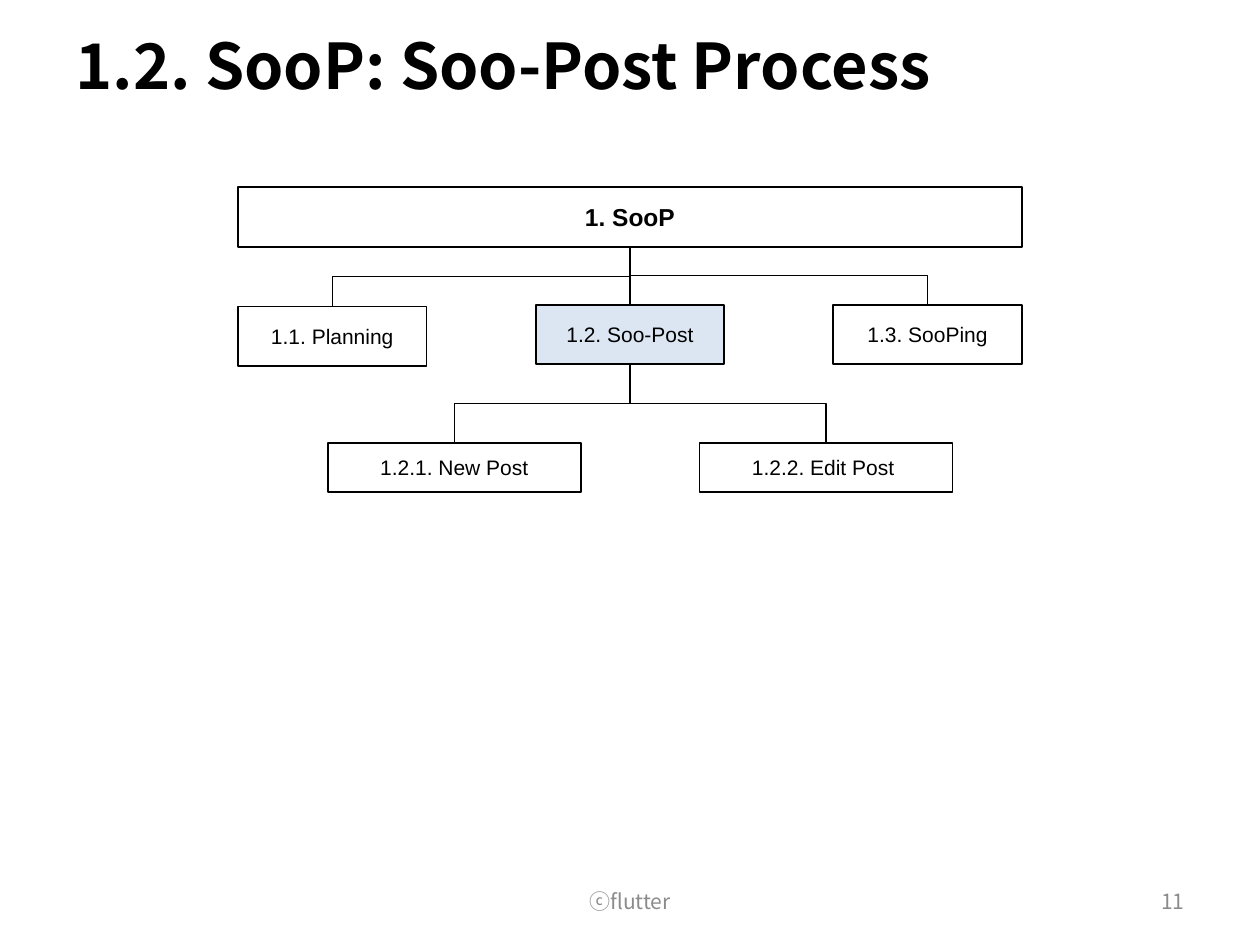
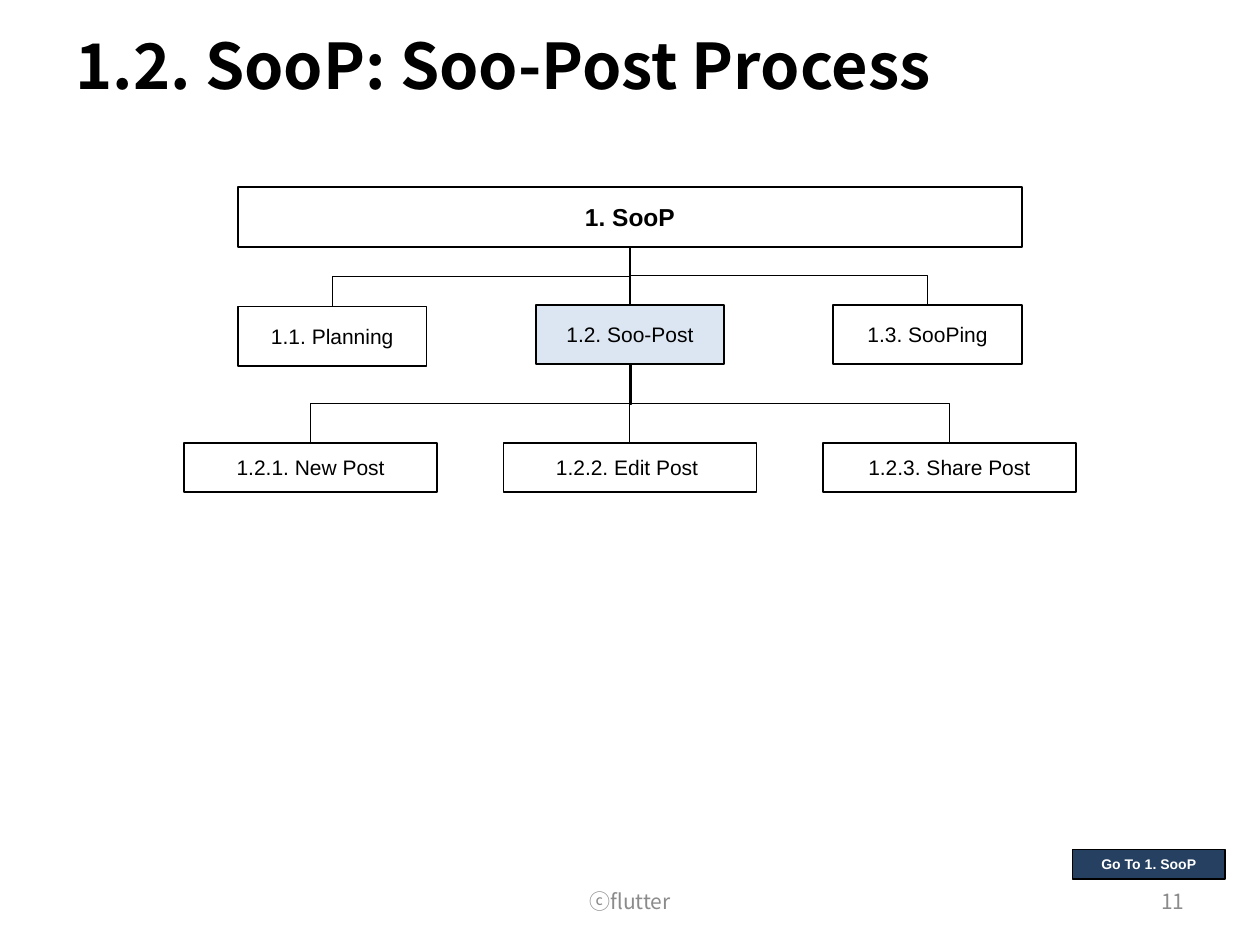
Before and after one commit to wooramc/soop_rep, a slide deck: slide 11 of flutter_process.pptx. Drawn at 1260x945 pixels with LibreOffice and Linux fonts; fonts in the diff are those of the drawing. Boxes give left, top, right and bottom in pixels: in the first picture for what was removed or moved away, otherwise in the second. Text is boxed around its words. In the diff, an @@ line names an element or a change of style, - is before the commit and + after.

Commit message:
process_hyperlink

```diff
--- a/flutter_process.pptx
+++ b/flutter_process.pptx
@@ elbow line moved from (630, 364) - (455, 442) to (630, 364) - (311, 442) @@
@@ elbow line moved from (630, 364) - (827, 442) to (631, 365) - (629, 444) @@
@@ elbow line added from (630, 364) to (949, 442), #000000 0.75 pt @@
@@ rectangle "1.2.1. New Post": place and size @@
-rectangle "1.2.1. New Post" at (328, 442, 581, 491)
+rectangle "1.2.1. New Post" at (184, 442, 437, 491)
@@ rectangle "1.2.2. Edit Post": place and size @@
-rectangle "1.2.2. Edit Post" at (699, 442, 953, 491)
+rectangle "1.2.2. Edit Post" at (504, 442, 757, 491)
@@ rectangle added at (823, 442, 1076, 491), outline #000000 1 pt, 12 pt, text #000000 @@
+1.2.3. Share Post
@@ rectangle added at (1072, 849, 1225, 879), fill #254061, outline #000000 1 pt, 8 pt, text #FFFFFF, bold @@
+Go To 1. SooP
```
Also in this commit, not shown: 15 other slides changed, 2 slides added.
